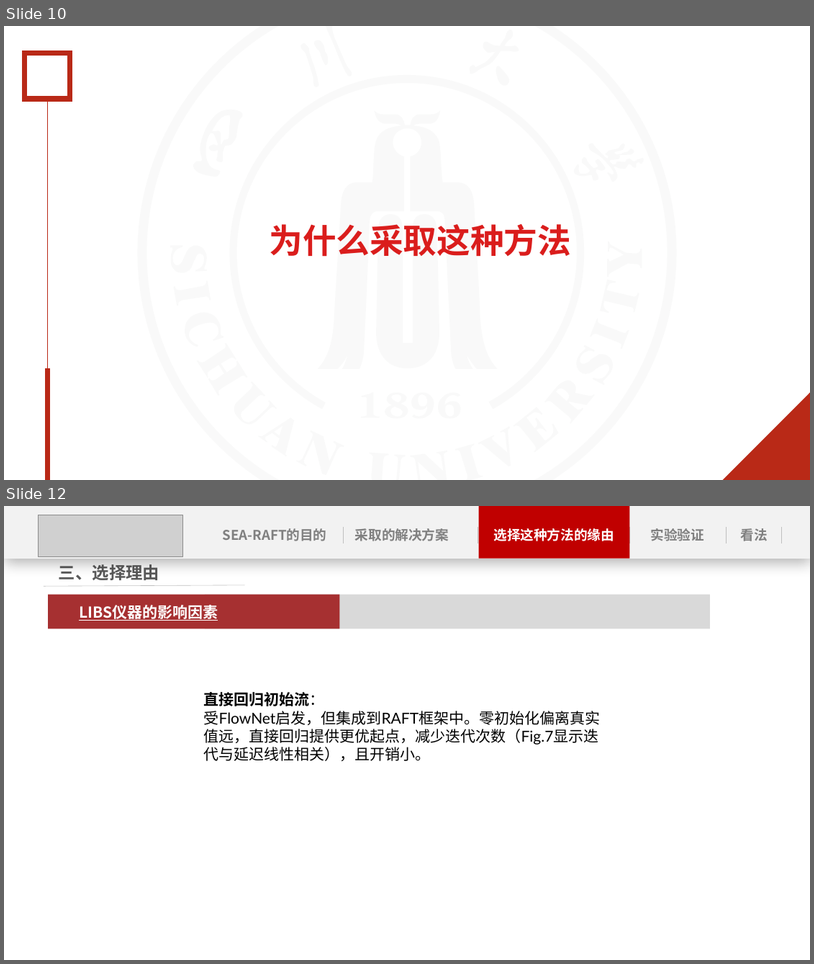
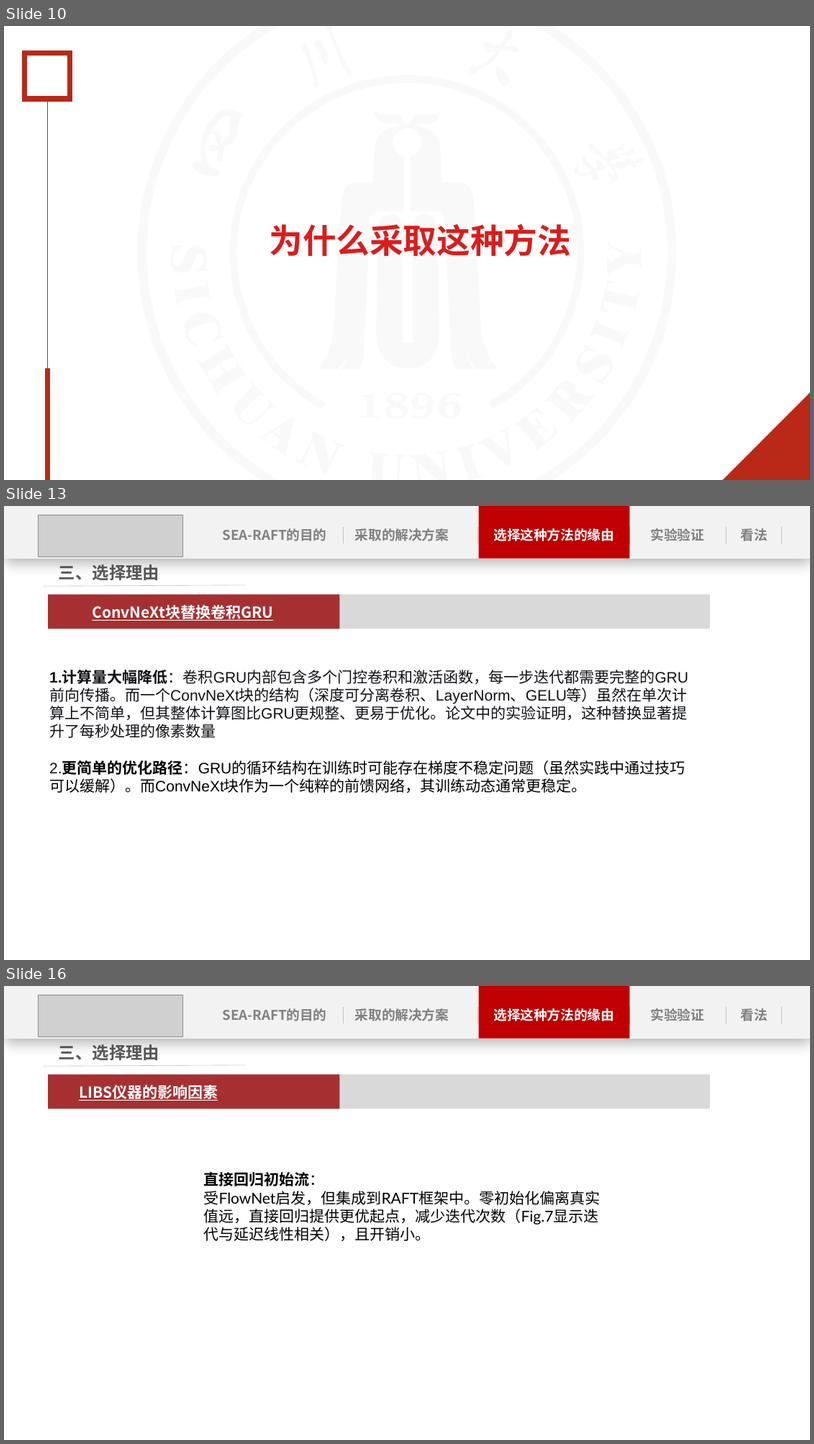
Before and after one commit to miheyou/RAFT_SCU, a slide deck: 11.4小组汇报(真).pptx. Shown one above the other, each under a label of ours: slides 10 and 12 before the commit, slides 10, 13 and 16 after it; the slides between them are not shown. The pictures are 814x964 and 814x1444 pixels, drawn with LibreOffice and Linux fonts; fonts in the diff are those of the drawing; grey boxes stand for pictures; background and template pictures are left out. Boxes give left, top, right and bottom in pixels: in the first picture for what was removed or moved away, otherwise in the second. Text is boxed around its words. In the diff, an @@ line names an element or a change of style, - is before the commit and + after.

```diff
--- a/11.4小组汇报(真).pptx
+++ b/11.4小组汇报(真).pptx
@@ slide 13 added at bbox=[4, 506, 810, 960], background #FFFFFF; not listed: 1 template element that a slide beside it also shows @@
@@ group added at bbox=[4, 506, 810, 559]: 5 lines, 5 texts, 2 rectangles, 1 picture @@
+SEA-RAFT的目的
+采取的解决方案
+选择这种方法的缘由
+实验验证
+看法
@@ text added at bbox=[59, 564, 160, 580], 20 pt, text #595959, bold @@
+三、选择理由
@@ line added from (44, 586) to (244, 585), #BFBFBF 0.5 pt @@
@@ rectangle added at bbox=[48, 595, 340, 629], fill #A63031 @@
@@ text added at bbox=[92, 605, 273, 620], 18 pt, text #FFFFFF, bold, underline @@
+ConvNeXt块替换卷积GRU
@@ rectangle added at bbox=[205, 595, 710, 629], fill #D9D9D9 @@
@@ text added at bbox=[49, 670, 689, 793], 18 pt, text #0F1115 @@
+1.计算量大幅降低：卷积GRU内部包含多个门控卷积和激活函数，每一步迭代都需要完整的GRU前向传播。而一个ConvNeXt块的结构（深度可分离卷积、LayerNorm、GELU等）虽然在单次计算上不简单，但其整体计算图比GRU更规整、更易于优化。论文中的实验证明，这种替换显著提升了每秒处理的像素数量
+2.更简单的优化路径：GRU的循环结构在训练时可能存在梯度不稳定问题（虽然实践中通过技巧可以缓解）。而ConvNeXt块作为一个纯粹的前馈网络，其训练动态通常更稳定。
@@ what was slide 12 is now slide 16 @@
```
Also in this commit, not shown: 4 slides changed, 2 other slides added.
